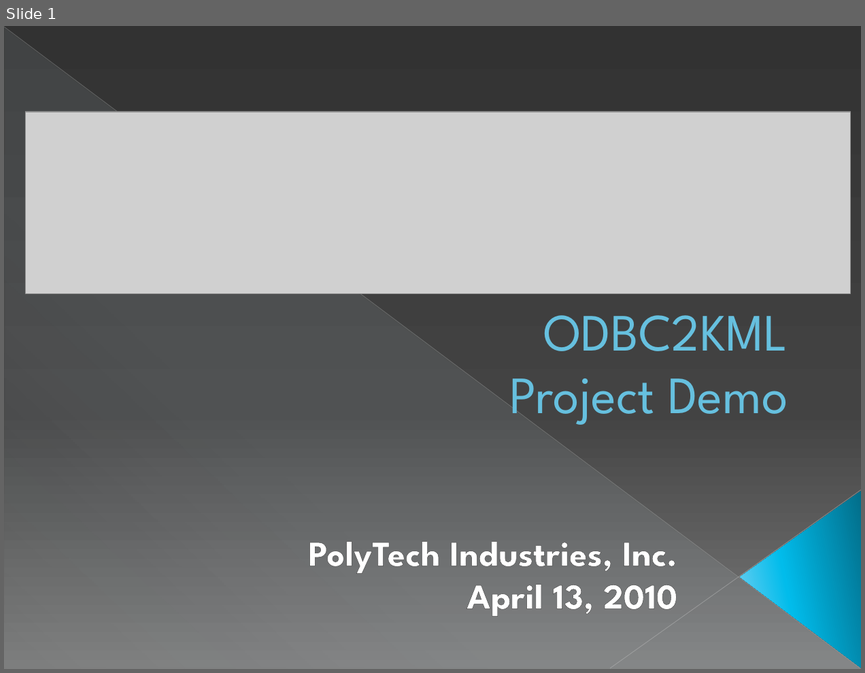
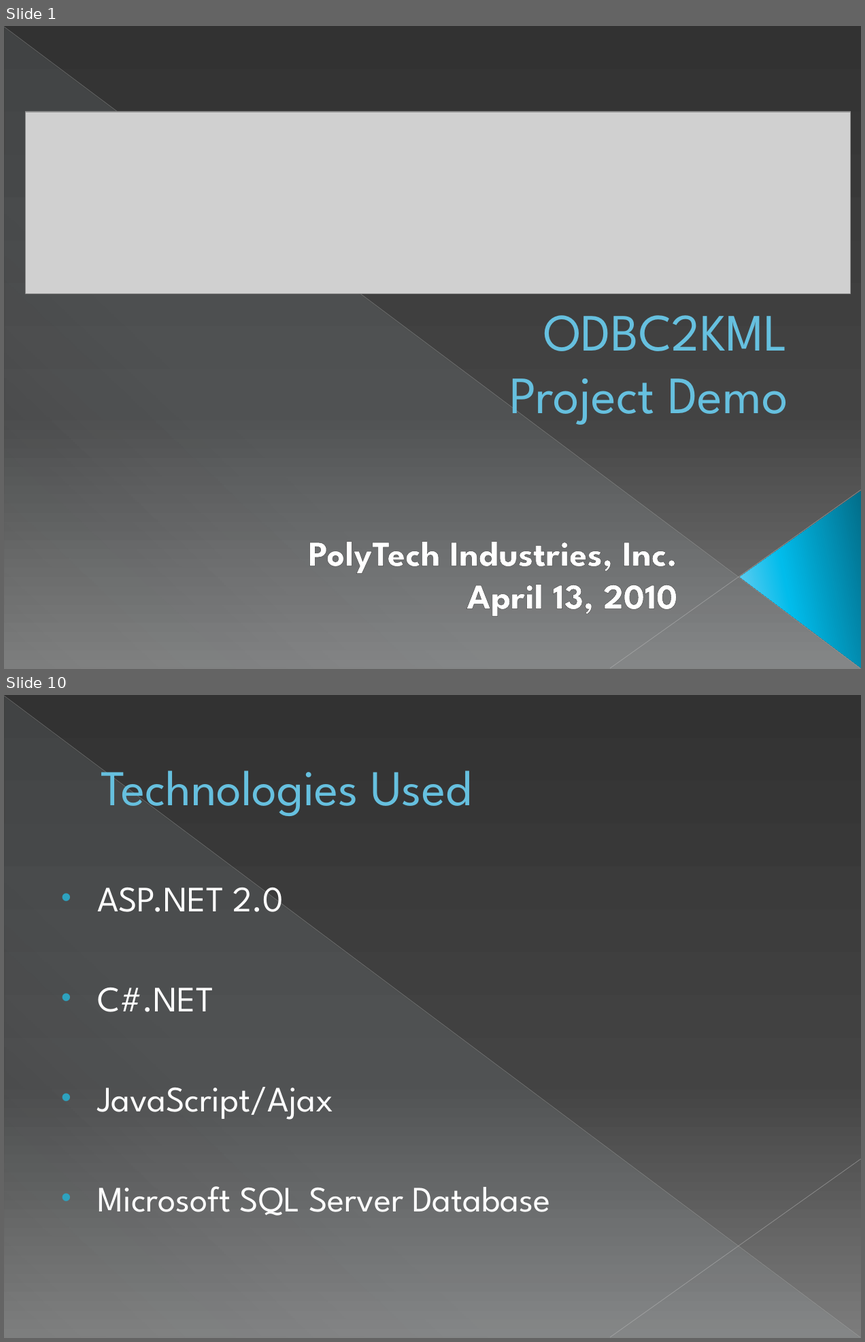
Before and after one commit to sweenr/odbc2kml, a slide deck: docs/ODBC2KML Demo Slides.pptx. Shown one above the other, each under a label of ours: slide 1 before the commit, slides 1 and 10 after it; the slides between them are not shown. The pictures are 865x673 and 865x1342 pixels, drawn with LibreOffice and Linux fonts; fonts in the diff are those of the drawing; grey boxes stand for pictures. Boxes give left, top, right and bottom in pixels: in the first picture for what was removed or moved away, otherwise in the second. Text is boxed around its words. In the diff, an @@ line names an element or a change of style, - is before the commit and + after.

```diff
--- a/docs/ODBC2KML Demo Slides.pptx
+++ b/docs/ODBC2KML Demo Slides.pptx
@@ slide 10 added at (x1=4, y1=695, x2=861, y2=1338), background gradient #333333 to #444444 to #7D7D7D; not listed: 3 template elements that a slide beside it also shows @@
@@ title added at (x1=101, y1=768, x2=471, y2=820), 42 pt, text #66C0E0 @@
+Technologies Used
@@ text added at (x1=97, y1=887, x2=550, y2=1215), 30 pt, text #FFFFFF @@
+• ASP.NET 2.0
+• C#.NET
+• JavaScript/Ajax
+• Microsoft SQL Server Database
```
Also in this commit, not shown: 5 slides changed, 6 other slides added, 2 slides removed.
